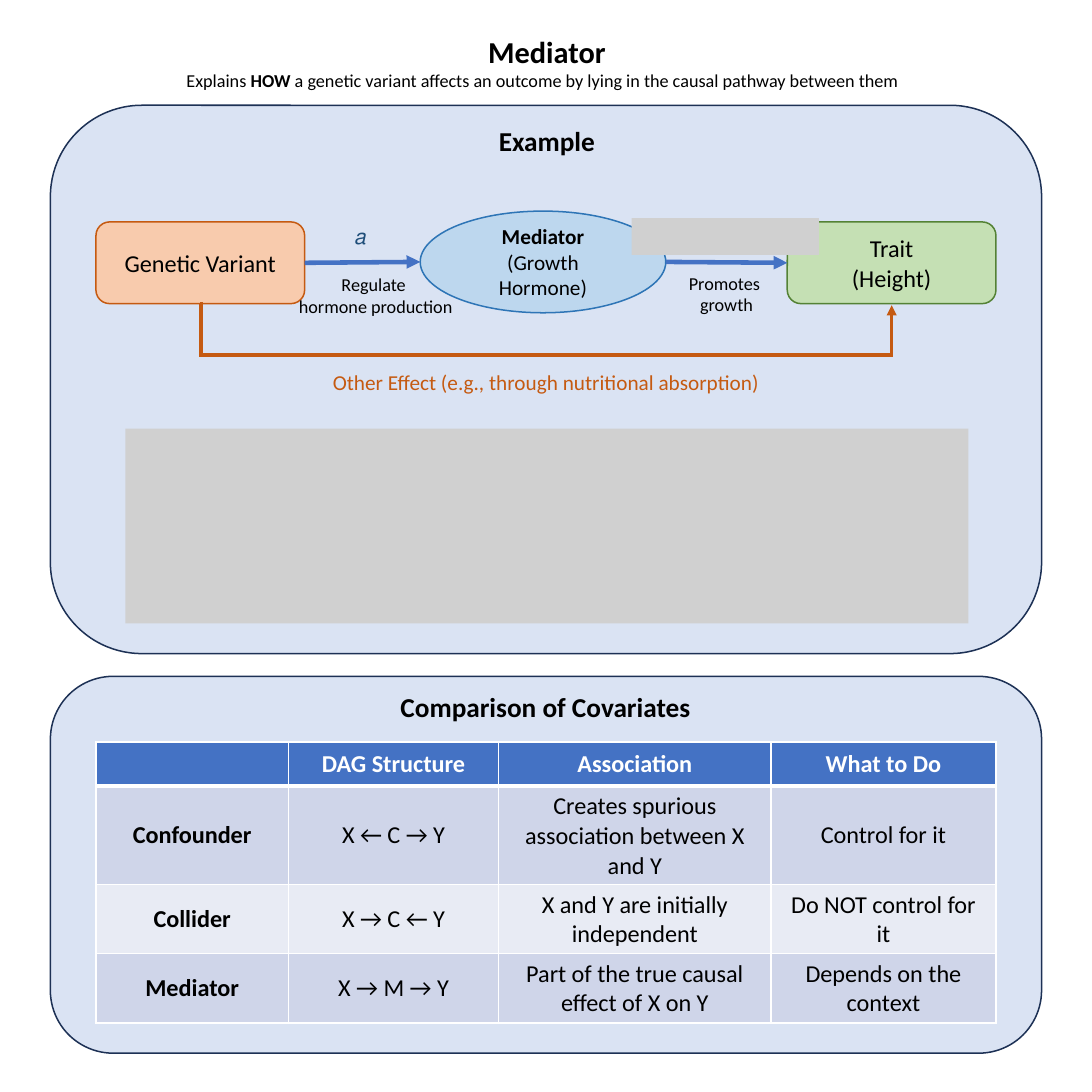
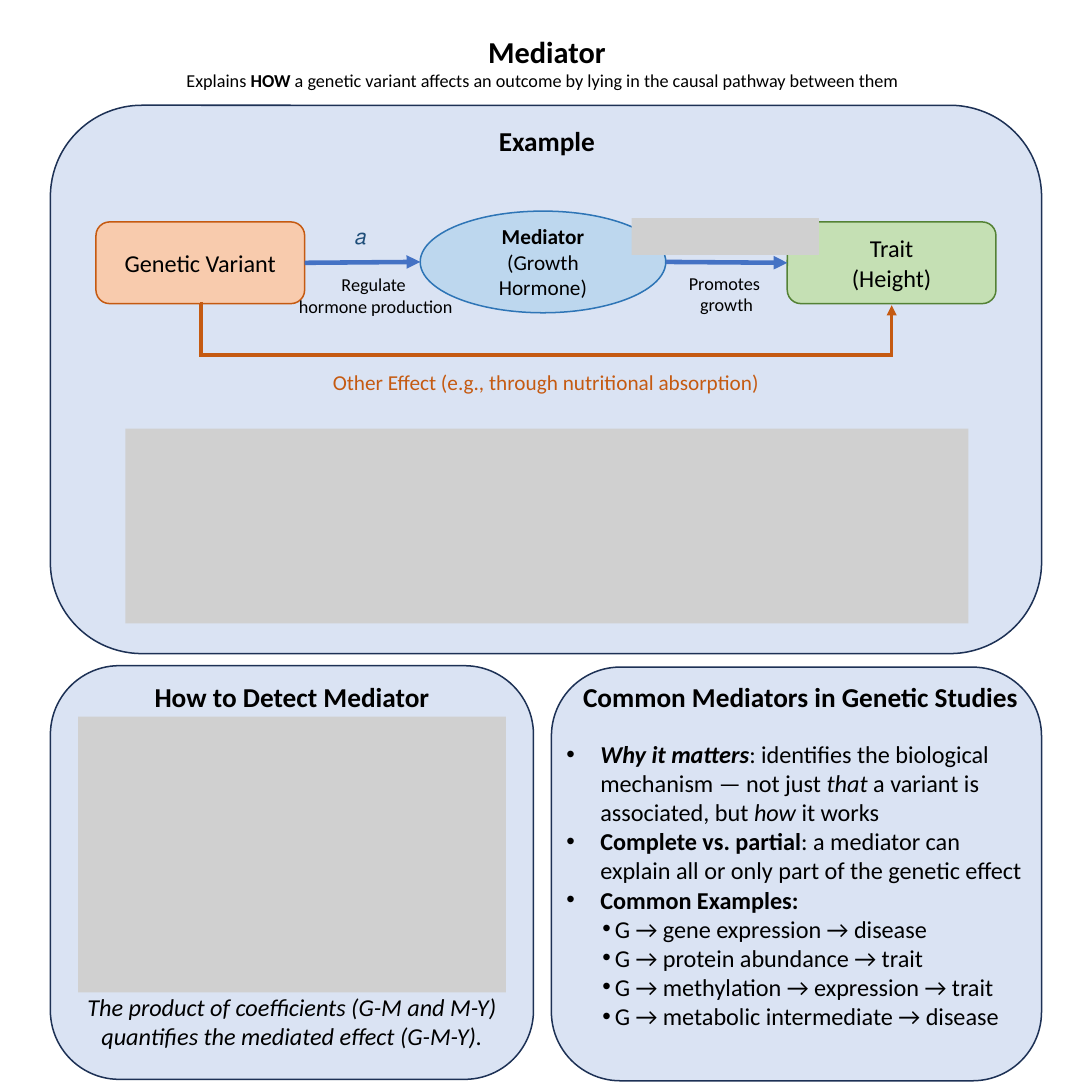
Before and after one commit to StatFunGen/statgen-prerequisites, a slide deck: slide 16 of graphical_summary/slides.pptx. Drawn at 1092x1092 pixels with LibreOffice and Linux fonts; fonts in the diff are those of the drawing; grey boxes stand for pictures. Boxes give left, top, right and bottom in pixels: in the first picture for what was removed or moved away, otherwise in the second. Text is boxed around its words. In the diff, an @@ line names an element or a change of style, - is before the commit and + after.

```diff
--- a/graphical_summary/slides.pptx
+++ b/graphical_summary/slides.pptx
@@ rounded rectangle added at (50,666,533,1080), fill #DAE3F3, outline #1E3256 1 pt @@
@@ text added at (155,688,429,708), 18 pt, text #000000, bold @@
+How to Detect Mediator
@@ rounded rectangle: place and size @@
-rounded rectangle at (50,676,1042,1053)
+rounded rectangle at (551,667,1042,1081)
@@ text added at (583,688,1018,708), 18 pt, text #000000, bold @@
+Common Mediators in Genetic Studies
@@ picture added at (78,716,506,992) @@
@@ text removed at (400,698,690,722) @@
-Comparison of Covariates
@@ table removed at (96,741,996,1022), 4 rows, 4 columns @@
- | DAG Structure | Association | What to Do
-Confounder | X ← C → Y | Creates spurious association between X and Y | Control for it
-Collider | X → C ← Y | X and Y are initially independent | Do NOT control for it
-Mediator | X → M → Y | Part of the true causal effect of X on Y | Depends on the context
@@ text added at (600,746,1021,1025), 16 pt, text #000000 @@
+• Why it matters: identifies the biological mechanism — not just that a variant is associated, but how it works
+• Complete vs. partial: a mediator can explain all or only part of the genetic effect
+• Common Examples:
+  • G → gene expression → disease
+  • G → protein abundance → trait
+  • G → methylation → expression → trait
+  • G → metabolic intermediate → disease
@@ text added at (87,998,496,1049), 16 pt, text #000000, italic @@
+The product of coefficients (G-M and M-Y) quantifies the mediated effect (G-M-Y).
```
Also in this commit, not shown: 1 other slide changed, 1 slide added, 57 other files.
